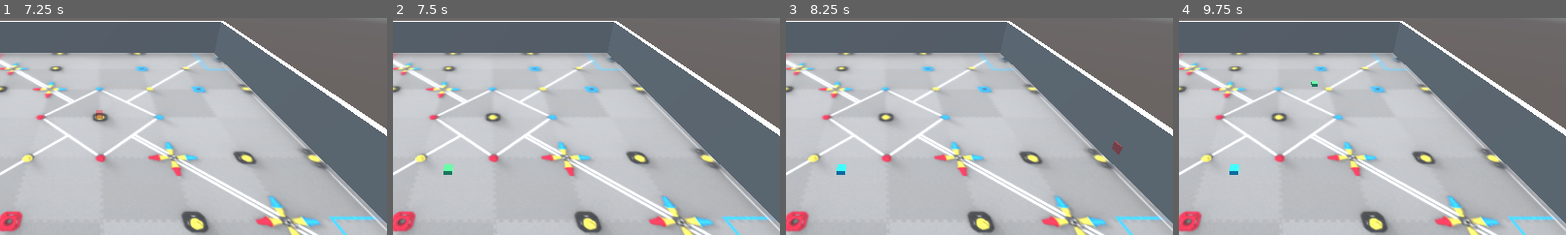
Above: before the commit, frames 1-4 (left to right).
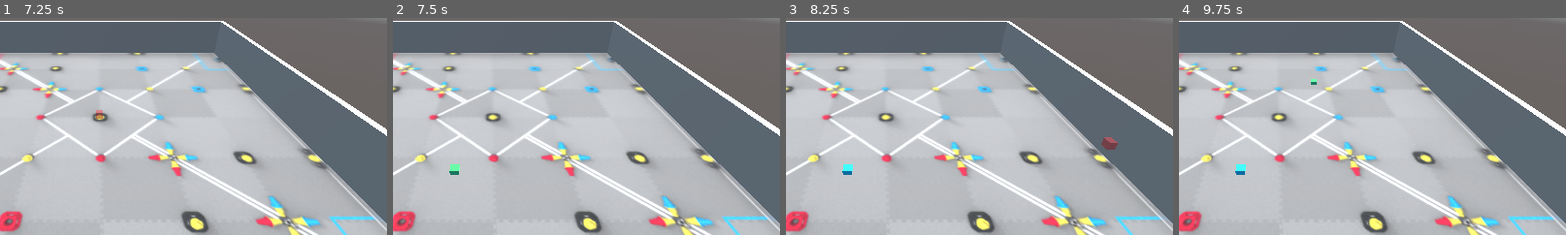
Above: after the commit, the same moments.

Repository: Aud4city-Pr0/AutoTrack---VEX-Auto-Planner
Game: Godot game, scene res://Scenes/VEXField.tscn
The game is run twice, just before and just after one commit, with the same random seed, the same clock (stepped at 60 frames per second) and the same inputs.
Inputs (mouse positions are % of the whole screen's width and height, from its top left):
- Up to frame 1 (7.25 s): click "Cam" at 0.5 s; click "Place Points" at 1.25 s; click "Remove Points" at 2 s; click "Cam" at 2.75 s; click "Place Points" at 3.5 s; click "Remove Points" at 4.25 s; click "Cam" at 5 s; click "Place Points" at 5.75 s; click "Remove Points" at 6.5 s
- Up to frame 2 (7.5 s): tap Enter at 7.25 s; move the mouse to (45, 70) at 7.27 s; press the mouse at (45, 70) at 7.28 s
- Up to frame 3 (8.25 s): tap Space at 8 s; move the mouse to (80, 65) at 8.02 s; release the mouse at (80, 65) at 8.03 s; click (80, 65) at 8.1 s
- Up to frame 4 (9.75 s): tap Enter at 8.75 s; move the mouse to (20, 35) at 8.77 s; press the mouse at (20, 35) at 8.78 s; tap Space at 9.5 s; move the mouse to (55, 50) at 9.52 s; release the mouse at (55, 50) at 9.53 s; click (55, 50) at 9.6 s
The pictures show only the part of the screen within x 38-87%, y 35-85%; the shares and areas given below are measured in that part.

Frame 1 is identical in both runs. In frame 2, 0.2% of the frame differs, in the area x 13-18%, y 67-73%; in frame 3, 0.4%, in the area x 13-87%, y 54-73%; in frame 4, 0.2%.

Commit message:
found correct grid snaping number

Diff:
--- a/Scripts/PlacementScript.gd
+++ b/Scripts/PlacementScript.gd
@@ -29,7 +29,7 @@
 
 	if result:
 		ray_collider = result.collider
-		snapped_pos = result.position.snapped(Vector3(0.1, 0.1, 0.1))
+		snapped_pos = result.position.snapped(Vector3(0.3, 0.3, 0.3))
 		phantom.global_position = snapped_pos
 	else:
 		ray_collider = null
@@ -42,7 +42,7 @@
 		can_place = false
 
 	if ray_collider:
-		if Input.is_action_pressed("PlacePoint") and can_place:
+		if Input.is_action_just_pressed("PlacePoint") and can_place:
 			var point = point_scene.instantiate()
 			point_parent.add_child(point)
 			point.global_position = snapped_pos
